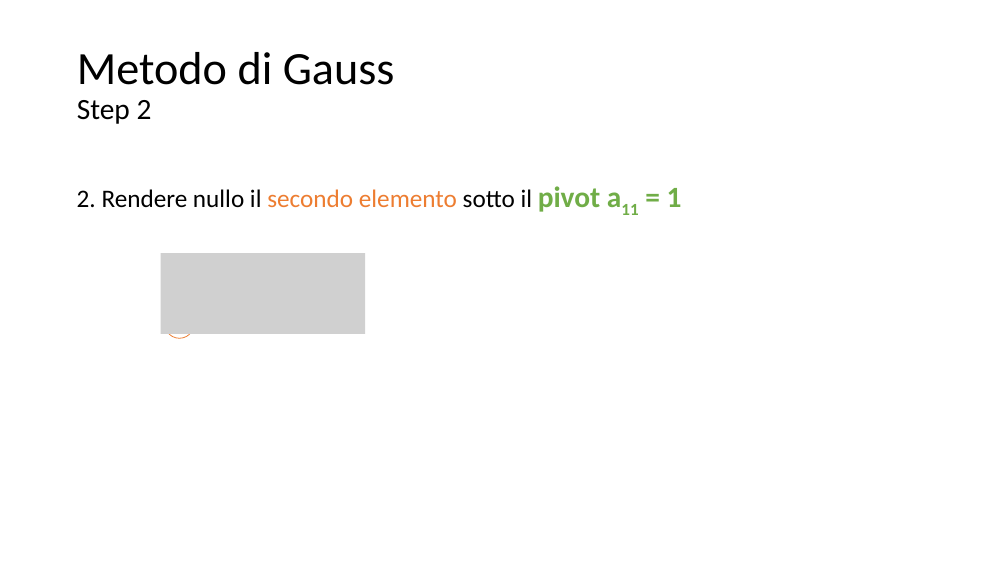
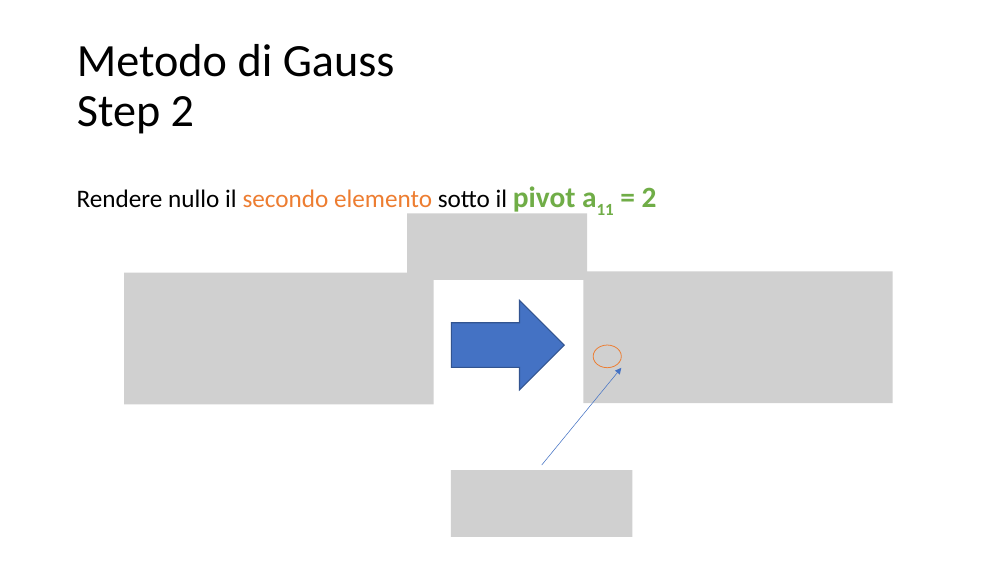
Before and after one commit to matteodelv/GaussLinearSystems, a slide deck: slide 28 of Presentazione.pptx (slide 22 before the commit). Drawn at 1008x567 pixels with LibreOffice and Linux fonts; fonts in the diff are those of the drawing; grey boxes stand for pictures. Boxes give left, top, right and bottom in pixels: in the first picture for what was removed or moved away, otherwise in the second. Text is boxed around its words. In the diff, an @@ line names an element or a change of style, - is before the commit and + after.

```diff
--- a/Presentazione.pptx
+++ b/Presentazione.pptx
@@ title "Metodo di Gauss Step 2" at (77, 44, 395, 134): size 28 to 44 pt in "Step 2" @@
@@ text at (77, 186, 657, 215): text changed @@
-2. Rendere nullo il secondo elemento sotto il pivot a11 = 1
+Rendere nullo il secondo elemento sotto il pivot a11 = 2
@@ picture added at (407, 213, 587, 280) @@
@@ picture removed at (160, 253, 365, 334) @@
@@ picture added at (124, 273, 433, 405) @@
@@ picture added at (584, 271, 893, 403) @@
@@ down arrow added at (452, 301, 564, 390), fill #4472C4, outline #325491 1 pt @@
@@ ellipse: place and size @@
-ellipse at (166, 312, 194, 338)
+ellipse at (594, 345, 622, 368)
@@ ellipse at (594, 345, 622, 368): mirrored @@
@@ arrow added from (542, 465) to (622, 368), #4472C4 0.5 pt @@
@@ picture added at (451, 470, 632, 537) @@
```
Also in this commit, not shown: 12 other slides changed, 18 slides added, 14 slides removed.
